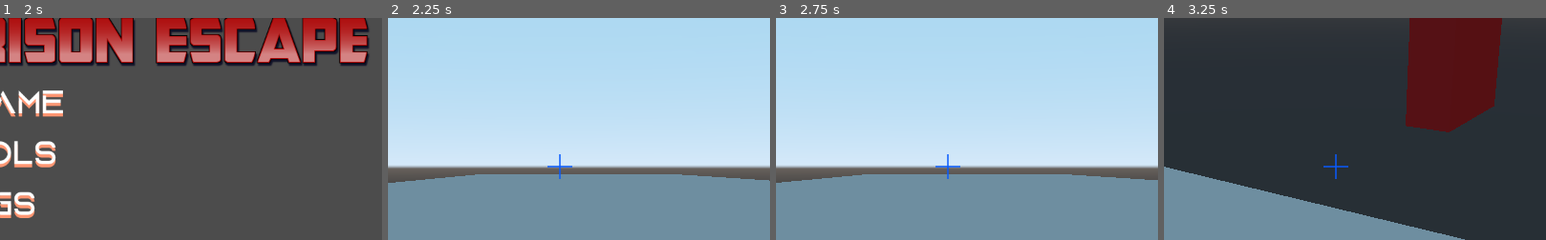
Above: before the commit, frames 1-4 (left to right).
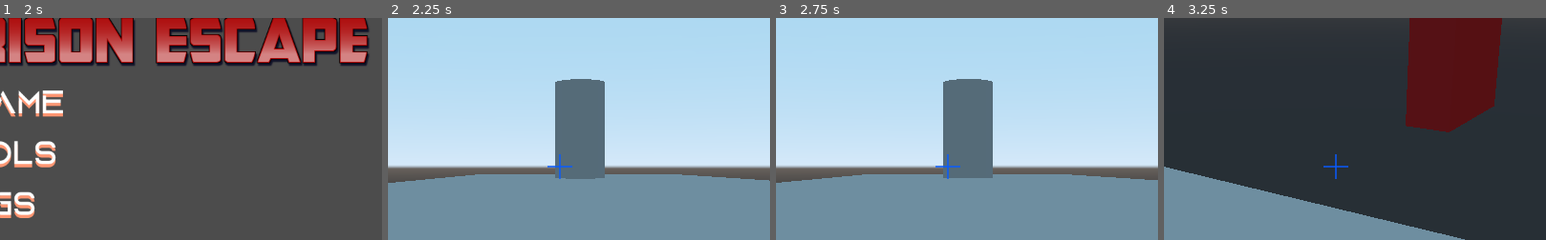
Above: after the commit, the same moments.

Repository: TheNoobBOBXD/Game2021
Game: Godot game, scene res://TitleScreen/TitleScreen.tscn
Two runs of this game, one before a commit and one after it. Both use one fixed random seed, a clock stepped at 60 frames per second and the inputs below.
Inputs (mouse positions are % of the whole screen's width and height, from its top left):
- Up to frame 1 (2 s): click "Settings" at 0.5 s; click "Back" at 1.25 s
- Up to frame 2 (2.25 s): click "New Game" at 2 s
- Up to frame 3 (2.75 s): no input
- Up to frame 4 (3.25 s): tap Enter at 2.75 s; move the mouse to (55, 50) at 2.77 s; hold W (move_forward) from 2.78 s (still down); tap E (Interact) at 2.85 s; tap Space (jump) at 3.02 s
The pictures show only the part of the screen within x 28-78%, y 17-67%; the shares and areas given below are measured in that part.

Frame 1 is identical in both runs. In frame 2, 5.7% of the frame differs, in the area x 43-57%, y 27-73%; in frame 3, 5.7%; in frame 4, nothing differs.

Commit message:
I did a thing

Diff:
--- /dev/null
+++ b/PrisonEscape3D/Enemy/EnemyZombie.tscn
@@ -0,0 +1,44 @@
+[gd_scene load_steps=6 format=2]
+
+[ext_resource path="res://EnemyZombie.gd" type="Script" id=1]
+
+[sub_resource type="CylinderShape" id=1]
+radius = 0.8
+
+[sub_resource type="CylinderMesh" id=2]
+
+[sub_resource type="PrismMesh" id=3]
+
+[sub_resource type="CylinderShape" id=4]
+radius = 9.0
+
+[node name="EnemyZombie" type="KinematicBody"]
+script = ExtResource( 1 )
+
+[node name="CollisionShape" type="CollisionShape" parent="."]
+transform = Transform( 1, 0, 0, 0, 1, 0, 0, 0, 1, 0, 1, 0 )
+shape = SubResource( 1 )
+
+[node name="MeshInstance" type="MeshInstance" parent="."]
+transform = Transform( 0.5, 0, 0, 0, 1, 0, 0, 0, 0.5, 0, 1, 0 )
+mesh = SubResource( 2 )
+material/0 = null
+
+[node name="MeshInstance2" type="MeshInstance" parent="."]
+transform = Transform( 0.5, 0, 0, 0, -4.37114e-08, 0.5, 0, -0.3, -6.55671e-09, 0, 1, -1 )
+mesh = SubResource( 3 )
+material/0 = null
+
+[node name="Area" type="Area" parent="."]
+
+[node name="CollisionShape" type="CollisionShape" parent="Area"]
+transform = Transform( 1, 0, 0, 0, 0.2, 0, 0, 0, 1, 0, 1, 0 )
+shape = SubResource( 4 )
+
+[node name="RayCast" type="RayCast" parent="."]
+transform = Transform( 1, 0, 0, 0, 1, 0, 0, 0, 1, 0, 1, 0 )
+enabled = true
+cast_to = Vector3( 0, 0, -10 )
+
+[connection signal="body_entered" from="Area" to="." method="_on_Area_body_entered"]
+[connection signal="body_exited" from="Area" to="." method="_on_Area_body_exited"]
--- /dev/null
+++ b/PrisonEscape3D/EnemyZombie.gd
@@ -0,0 +1,31 @@
+extends KinematicBody
+#11.48 need to fix player
+var player
+var follow_player = false
+var move_speed = 100
+
+func _physics_process(delta):
+	if follow_player == true:
+		var pos = player.global_transform.origin
+		var facing = -global_transform.basis.z
+		look_at(pos, Vector3.UP)
+		move_and_slide(facing * move_speed * delta, Vector3.UP)
+
+
+
+
+func _on_Area_body_entered(body):
+	if body.name == "Player":
+		$RayCast.set_enabled(true)
+		print("found player")
+		follow_player = true
+		player = body
+
+
+
+
+func _on_Area_body_exited(body):
+	if body.name == "Player":
+		$RayCast.set_enabled(false)
+		print("lost player")
+		follow_player = false
--- a/PrisonEscape3D/Scenes/World.tscn
+++ b/PrisonEscape3D/Scenes/World.tscn
@@ -1,8 +1,9 @@
-[gd_scene load_steps=8 format=2]
+[gd_scene load_steps=9 format=2]
 
 [ext_resource path="res://Player/Player.tscn" type="PackedScene" id=1]
 [ext_resource path="res://default_env.tres" type="Environment" id=2]
 [ext_resource path="res://Interactable/InteractableLightSwitch.gd" type="Script" id=3]
+[ext_resource path="res://Enemy/EnemyZombie.tscn" type="PackedScene" id=4]
 
 [sub_resource type="CubeMesh" id=1]
 
@@ -98,3 +99,6 @@
 
 [node name="WorldEnvironment" type="WorldEnvironment" parent="."]
 environment = ExtResource( 2 )
+
+[node name="EnemyZombie" parent="." instance=ExtResource( 4 )]
+transform = Transform( 1, 0, 0, 0, 1, 0, 0, 0, 1, -4.55338, -0.358213, 0 )
--- a/PrisonEscape3D/TitleScreen/Game/Settings.tscn
+++ b/PrisonEscape3D/TitleScreen/Game/Settings.tscn
@@ -5,8 +5,10 @@
 [node name="Settings" instance=ExtResource( 1 )]
 
 [node name="VBoxContainer" parent="CenterContainer" index="0"]
-margin_left = 520.0
-margin_right = 759.0
+margin_left = 480.0
+margin_top = 316.0
+margin_right = 719.0
+margin_bottom = 384.0
 
 [node name="Label" parent="CenterContainer/VBoxContainer" index="0"]
 margin_right = 239.0
